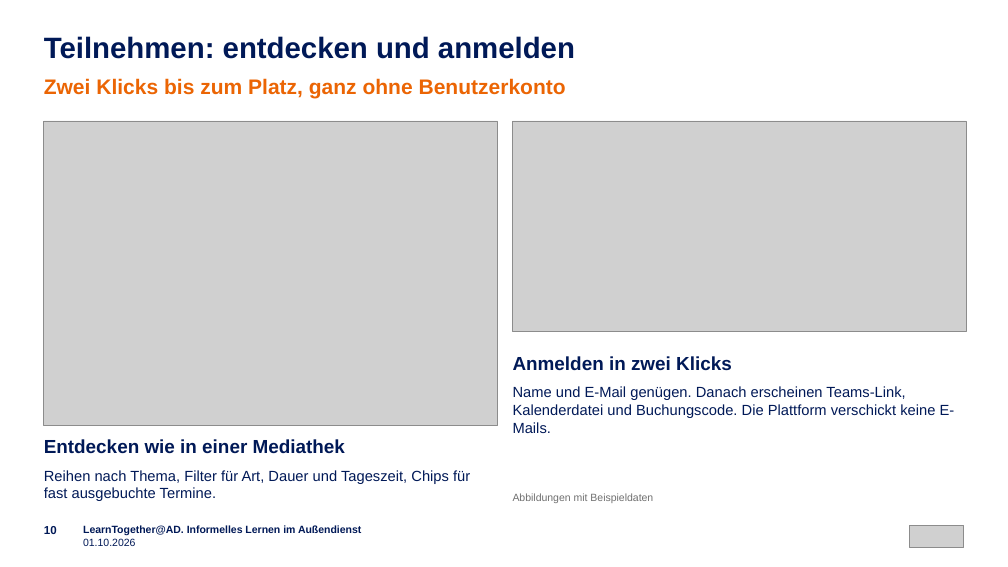
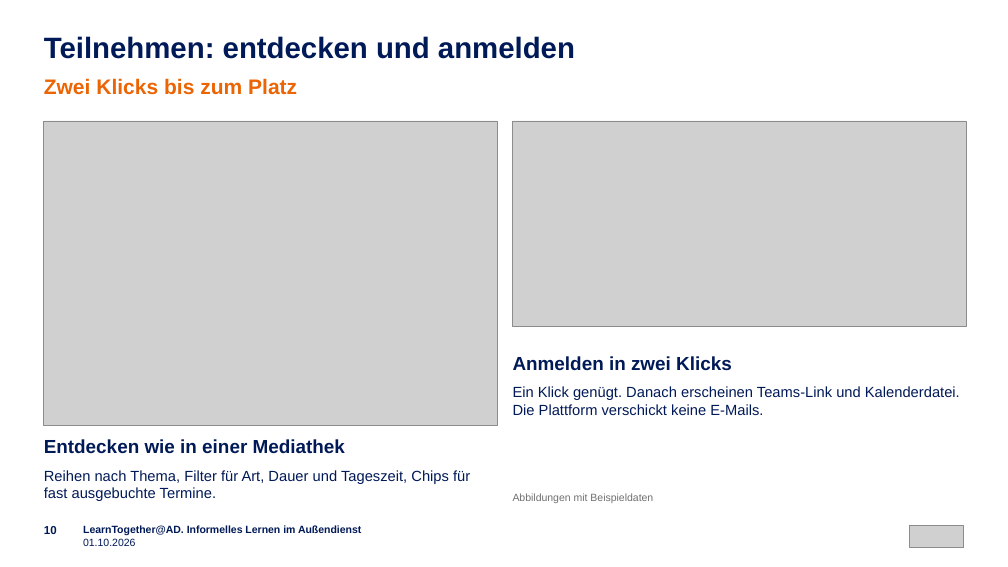
Before and after one commit to emplush/ruv_learntogether, a slide deck: slide 10 of docs/LearnTogether-AD_Praesentation.pptx. Drawn at 1008x567 pixels with LibreOffice and Linux fonts; fonts in the diff are those of the drawing; grey boxes stand for pictures. Boxes give left, top, right and bottom in pixels: in the first picture for what was removed or moved away, otherwise in the second. Text is boxed around its words. In the diff, an @@ line names an element or a change of style, - is before the commit and + after.

```diff
--- a/docs/LearnTogether-AD_Praesentation.pptx
+++ b/docs/LearnTogether-AD_Praesentation.pptx
@@ text at (x1=44, y1=78, x2=297, y2=95): text changed @@
-Zwei Klicks bis zum Platz, ganz ohne Benutzerkonto
+Zwei Klicks bis zum Platz
@@ picture resized from (x1=513, y1=121, x2=966, y2=332) to (x1=513, y1=121, x2=966, y2=326) @@
@@ text at (x1=513, y1=386, x2=960, y2=415): text changed @@
-Name und E-Mail genügen. Danach erscheinen Teams-Link, Kalenderdatei und Buchungscode. Die Plattform verschickt keine E-Mails.
+Ein Klick genügt. Danach erscheinen Teams-Link und Kalenderdatei. Die Plattform verschickt keine E-Mails.
```
Also in this commit, not shown: 6 other slides changed.
